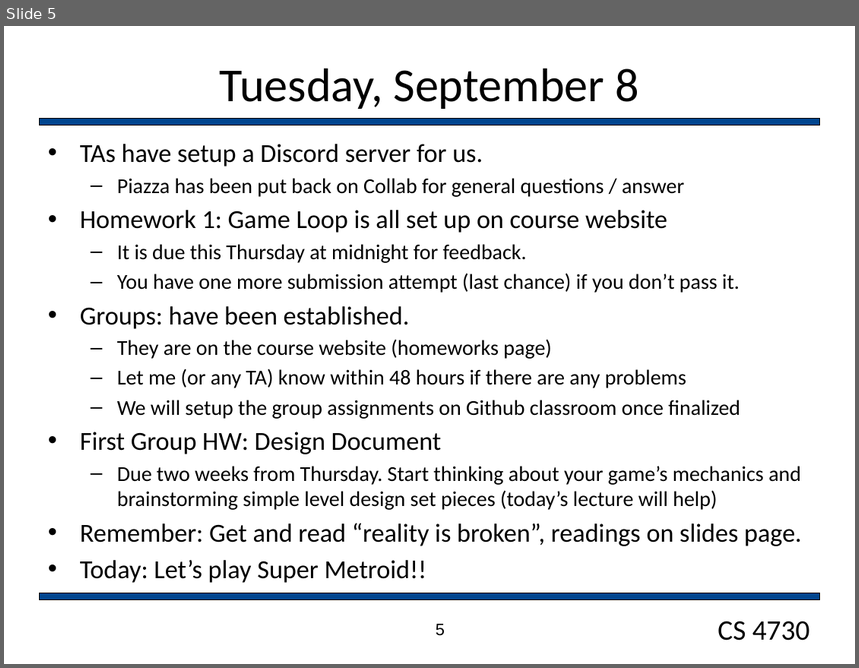
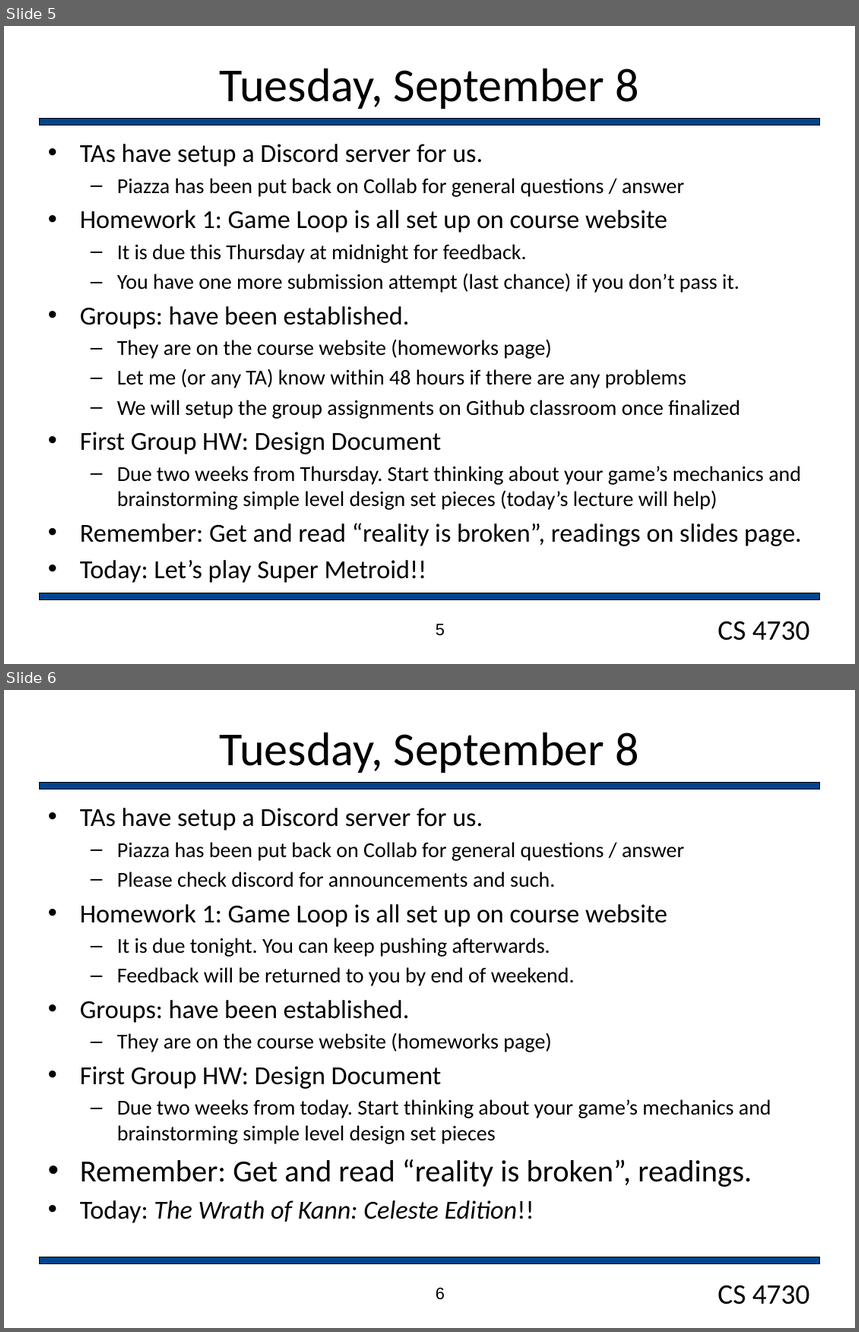
Before and after one commit to markfloryan/gamedesign, a slide deck: slides/dailyAnnouncements.pptx. Shown one above the other, each under a label of ours: slide 5 before the commit, slides 5 and 6 after it. The pictures are 859x668 and 859x1332 pixels, drawn with LibreOffice and Linux fonts; fonts in the diff are those of the drawing; background and template pictures are left out. Boxes give left, top, right and bottom in pixels: in the first picture for what was removed or moved away, otherwise in the second. Text is boxed around its words. In the diff, an @@ line names an element or a change of style, - is before the commit and + after.

Commit message:
hw 3 polish. linking to groups spreadsheet

```diff
--- a/slides/dailyAnnouncements.pptx
+++ b/slides/dailyAnnouncements.pptx
@@ slide 6 added at (4, 690, 855, 1328), background #FFFFFF; not listed: 3 template elements that a slide beside it also shows @@
@@ title added at (220, 732, 639, 773), 40 pt, text #000000 @@
+Tuesday, September 8
@@ text added at (80, 808, 772, 1224), 18 pt, text #000000 @@
+• TAs have setup a Discord server for us.
+  – Piazza has been put back on Collab for general questions / answer
+  – Please check discord for announcements and such.
+• Homework 1: Game Loop is all set up on course website
+  – It is due tonight. You can keep pushing afterwards.
+  – Feedback will be returned to you by end of weekend.
+• Groups: have been established.
+  – They are on the course website (homeworks page)
+• First Group HW: Design Document
+  – Due two weeks from today. Start thinking about your game’s mechanics and brainstorming simple level design set pieces
+• Remember: Get and read “reality is broken”, readings.
+• Today: The Wrath of Kann: Celeste Edition!!
@@ page number added at (436, 1287, 445, 1300), 14 pt, text #000000 @@
+6
```
Also in this commit, not shown: 6 other files.
